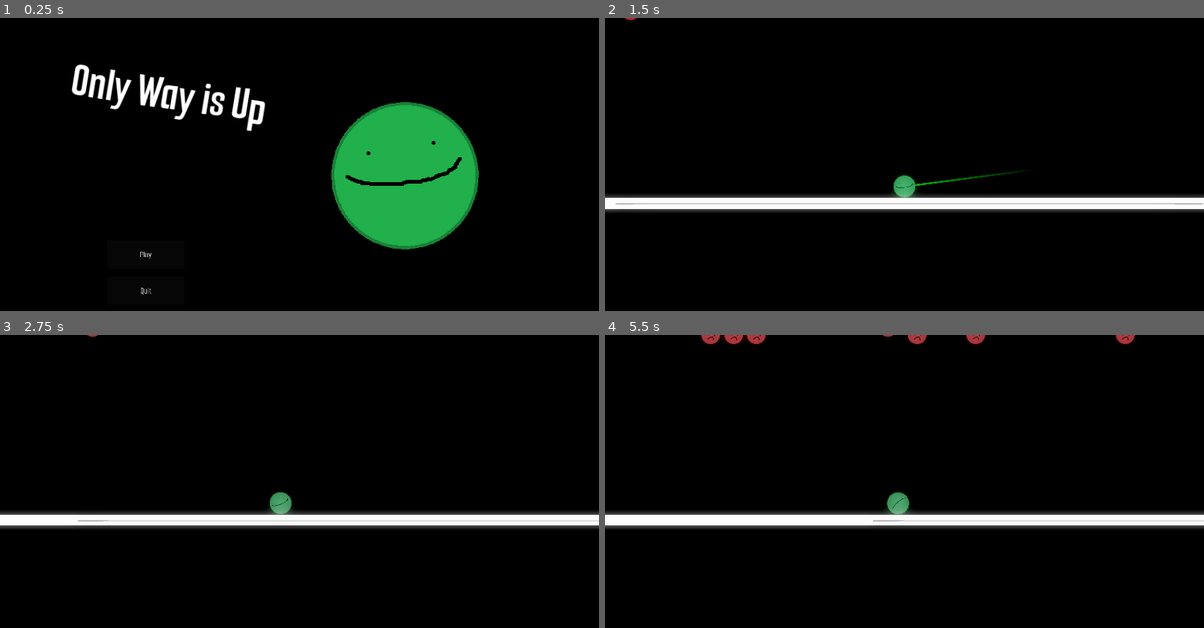
Above: before the commit, frames 1-4 (two rows, left to right).
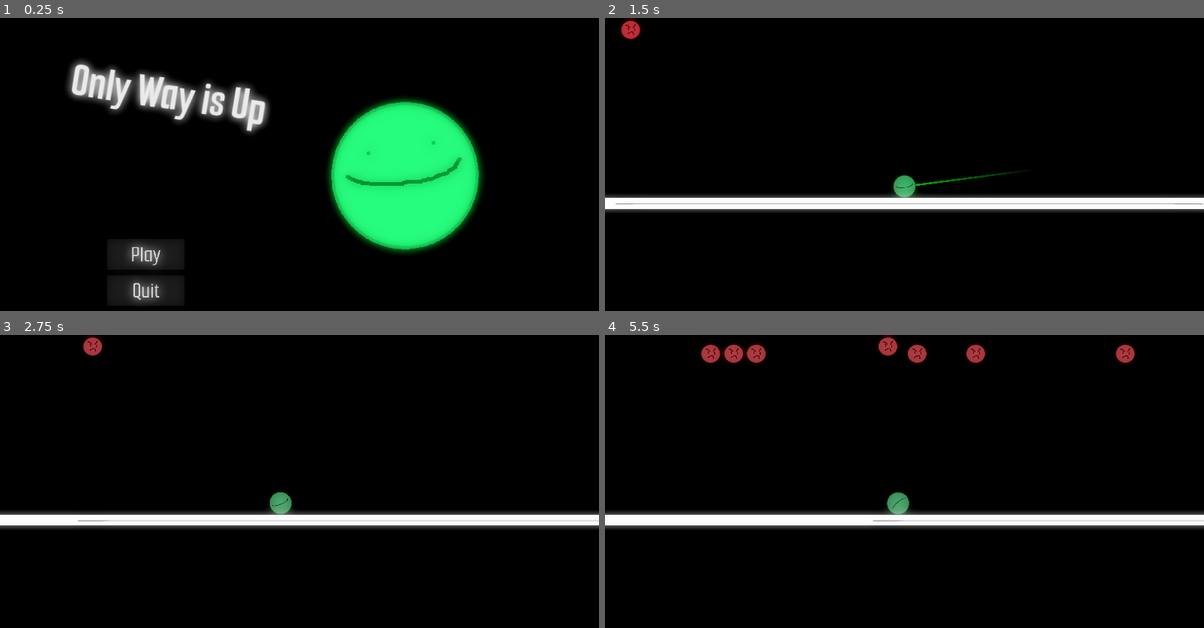
Above: after the commit, the same moments.

Repository: ai43184-school/School-project
Game: Godot game, scene res://Scenes/main_menu.tscn
Same seed, same stepped clock (60 frames per second), same inputs: the game is played once before the commit and once after it.
Inputs (mouse positions are in pixels of both pictures, inside the frame that each line leads up to):
- Up to frame 1 (0.25 s): no input
- Up to frame 2 (1.5 s): click "Play" at 0.5 s; move the mouse to (1036, 170) at 1.27 s; press the mouse at (1036, 170) at 1.28 s
- Up to frame 3 (2.75 s): tap Enter at 2 s; move the mouse to (179, 519) at 2.02 s; release the mouse at (179, 519) at 2.03 s; click (179, 519) at 2.1 s
- Up to frame 4 (5.5 s): move the mouse to (964, 428) at 2.77 s; press the mouse at (964, 428) at 2.78 s; move the mouse to (874, 569) at 3.52 s; release the mouse at (874, 569) at 3.53 s; click (874, 569) at 3.6 s; move the mouse to (1084, 554) at 4.27 s; press the mouse at (1084, 554) at 4.28 s; move the mouse to (724, 452) at 5.02 s; release the mouse at (724, 452) at 5.03 s; click (724, 452) at 5.1 s

The runs differ from the first frame. In frame 1, 15% of the frame differs, in the area x 11-81%, y 14-99%; in frame 2, 0.2%; in frame 3, 0.2%; in frame 4, 1.7%.

Commit message:
Main Menu and otha syuff

Diff:
--- a/only-way-is-up/Scenes/main_menu.tscn
+++ b/only-way-is-up/Scenes/main_menu.tscn
@@ -13,26 +13,38 @@
 shader_parameter/frequency = 5.0
 shader_parameter/speed = 5.0
 
-[sub_resource type="Environment" id="Environment_ajqtl"]
+[sub_resource type="Shader" id="Shader_xvsb2"]
+code = "shader_type canvas_item;
+
+uniform float height = 3.0;
+uniform float frequency = 10.0;
+uniform float speed = 2.0;
+
+void vertex() {
+	VERTEX.y += height;
+}"
+
+[sub_resource type="ShaderMaterial" id="ShaderMaterial_0xrv2"]
+shader = SubResource("Shader_xvsb2")
+shader_parameter/height = 3.0
+shader_parameter/frequency = 10.0
+shader_parameter/speed = 2.0
+
+[sub_resource type="Environment" id="Environment_bi7i6"]
 background_mode = 3
-background_energy_multiplier = 2.34
-ambient_light_color = Color(0.65834, 0.65834, 0.65834, 1)
-ambient_light_energy = 2.52
+background_canvas_max_layer = 1
 glow_enabled = true
-glow_intensity = 0.77
-glow_strength = 0.72
+glow_intensity = 1.22
+glow_strength = 0.98
 glow_bloom = 1.0
-glow_blend_mode = 1
+fog_enabled = true
 fog_mode = 1
-fog_light_color = Color(0.294927, 0.235374, 0.307392, 1)
-fog_light_energy = 2.35
 fog_density = 1.0
-fog_height = 258.7
-fog_height_density = 8.4211
+fog_height = -43.12
+fog_height_density = 11.4526
 adjustment_enabled = true
 adjustment_brightness = 0.92
-adjustment_contrast = 1.17
-adjustment_saturation = 1.8
+adjustment_saturation = 1.34
 
 [node name="Main Menu" type="CanvasLayer"]
 script = ExtResource("1_f233x")
@@ -79,11 +91,12 @@
 layout_mode = 2
 size_flags_horizontal = 3
 theme_override_fonts/font = ExtResource("3_mu70d")
-theme_override_font_sizes/font_size = 30
+theme_override_font_sizes/font_size = 74
 text = "Play"
 
 [node name="Quit" type="BoxContainer" parent="."]
 texture_filter = 1
+material = SubResource("ShaderMaterial_0xrv2")
 anchors_preset = 8
 anchor_left = 0.5
 anchor_top = 0.5
@@ -97,12 +110,13 @@
 grow_vertical = 2
 size_flags_horizontal = 4
 size_flags_vertical = 4
+mouse_default_cursor_shape = 2
 
 [node name="QuitButton" type="Button" parent="Quit"]
 layout_mode = 2
 size_flags_horizontal = 3
 theme_override_fonts/font = ExtResource("3_mu70d")
-theme_override_font_sizes/font_size = 30
+theme_override_font_sizes/font_size = 74
 text = "Quit"
 
 [node name="Sprite2D" type="Sprite2D" parent="."]
@@ -112,9 +126,6 @@
 scale = Vector2(2, 2)
 texture = ExtResource("4_lbnjn")
 script = ExtResource("5_k8rgb")
-
-[node name="WorldEnvironment" type="WorldEnvironment" parent="."]
-environment = SubResource("Environment_ajqtl")
 
 [node name="CPUParticles2D" type="CPUParticles2D" parent="."]
 z_index = -1
@@ -137,5 +148,8 @@
 rotation = 0.161121
 scale = Vector2(2.3671, 2.59049)
 
+[node name="WorldEnvironment" type="WorldEnvironment" parent="."]
+environment = SubResource("Environment_bi7i6")
+
 [connection signal="pressed" from="Play/Play Button" to="." method="_on_play_button_pressed"]
 [connection signal="pressed" from="Quit/QuitButton" to="." method="_on_quit_button_pressed"]
--- a/only-way-is-up/Scripts/player.gd
+++ b/only-way-is-up/Scripts/player.gd
@@ -22,20 +22,6 @@
 
 func _ready():
 	trajectory_line.width = 10.0
-
-	ready_enemies(100)
-
-func ready_enemies(amount):
-	var enemy = enemy_scene.instantiate()
-	for x in amount:
-		var spawn_x = randf_range(100, 200)
-		var spawn_y = randf_range(-100, -200)
-
-		var offset = Vector2(spawn_x, spawn_y)
-
-		enemy.global_position = global_position + offset
-		get_parent().add_child(enemy)
-		print("enemy spawned")
 
 func spawn_enemy():
 	var enemy_to_spawn = select_enemy_to_spawn()
@@ -80,7 +66,7 @@
 		Launch()
 
 	if (distance < position.y - 30):
-		distance = position.y - 900
+		distance = position.y - 800
 
 	if (distance - distance_used < spawn_interval):
 		distance_used = distance
--- /dev/null
+++ b/only-way-is-up/Shaders/main_menu.gdshader
@@ -0,0 +1,12 @@
+shader_type canvas_item;
+render_mode unshaded;
+
+uniform sampler2D SCREEN_TEXTURE : hint_screen_texture, repeat_disable, filter_nearest;
+uniform float pixel_size : hint_range(1.0, 16.0, 1.0) = 1.0;
+
+void fragment() {
+	float x = FRAGCOORD.x - mod(FRAGCOORD.x, pixel_size);
+	float y = FRAGCOORD.y - mod(FRAGCOORD.y, pixel_size);
+	float shift = floor(pixel_size / 2.0);
+	COLOR = texture(SCREEN_TEXTURE, vec2(x + shift, y + shift) * SCREEN_PIXEL_SIZE);
+}
Not shown: 1 places in only-way-is-up/Scenes/main_menu.tscn that only renumber resources
